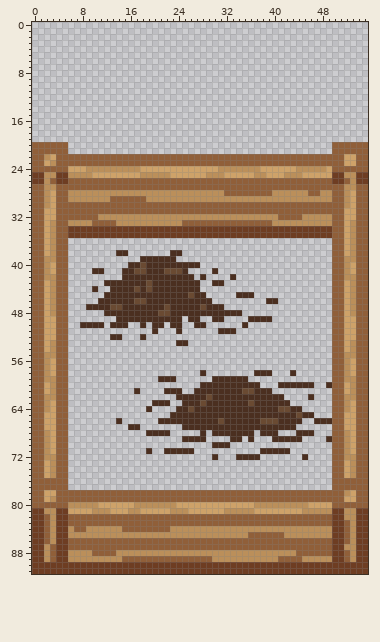
Sprite sheet: assets/sprites/milestones/1_planter_0.png. Above is the file before it was changed.
The file is 56x92 pixels.
After the commit:
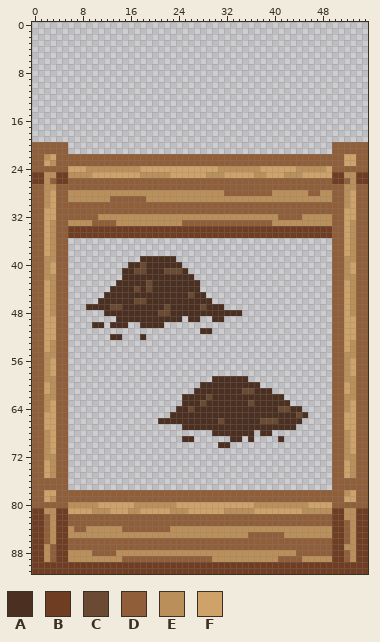
Palette (. is transparent): A #4b2f20  B #6e3d22  C #6a4a32  D #905f39  E #bb8f5a  F #cea269
Change:
@@ x 6..42 @@
 37 .....................................
-38 ........AA.......AA..................
+38 .....................................
 39 ............AAAAAA...................
-40 ..........AACAAAAAAAAA...............
-41 ....AA...AACCAAACCCA....A............
-42 .........AAAAAAAAAAAA.A....A.........
-43 ......AAAAAAACAAAAAAAA..AA...........
-44 ....A..AAAACACAAAAAAAA...............
-45 ......AAAAAAAAAAAAAACAA.....AAA......
-46 .....AAAAAACCAAAAAAAAAAA.........AA..
+40 ..........AACAAAAAA..................
+41 .........AACCAAACCCA.................
+42 .........AAAAAAAAAAAA................
+43 ........AAAAACAAAAAAAA...............
+44 .......AAAACACAAAAAAAA...............
+45 ......AAAAAAAAAAAAAACAA..............
+46 .....AAAAAACCAAAAAAAAAAA.............
 47 ...AAAACCAAAAAAACAAAAACAAA...........
 48 ......AAAAAAAAACCAAAAAAAAAAAA........
-49 ........AAAAAAAAAAA.AA..AA....AAAA...
-50 ..AAAA.AAA..A.AA.AA..AA......A.......
-51 ..............A...A......AAA.........
+49 ........AAAAAAAAAAA.AA..AA...........
+50 ....AA.AAA..AAAA.....................
+51 ......................AA.............
 52 .......AA...A........................
-53 ..................AA.................
+53 .....................................
 54 .....................................
@@ x 0..55 @@
 57 DDEFDD............................................DDEFDD
-58 DDEFDD......................A........AAA...A......DDEFDD
-59 DDEEDD...............AAA......AAAAAA..............DDEEDD
-60 DDFEDD......................AAAAAAAAAA...AAAAAA..ADDFEDD
-61 DDFEDD...........A....AAA..AAAAAAAACCAAA..........DDFEDD
-62 DDEEDD..................AAAAACAAAAAAAAAAAA....A...DDEEDD
-63 DDEFDD..............AAA..AAACAAAAAAACAAAAAA.......DDEFDD
-64 DDEFDD.............A....AACAAAAAAAAAAAAAACCAA.....DDEFDD
-65 DDFFDD.................AAAAAAAAAAAAAAAAAAAAACAA...DDFFDD
-66 DDFFDD........A......AAAAAAAAAACAAAAAACCCAAAA..AAADDFFDD
-67 DDFFDD..........AA.......AAAAAAAAAAAAAAAAAAA......DDFFDD
-68 DDEFDD.............AAAA.....A.AAAAAAA.AAA...AAA...DDEFDD
-69 DDEFDD...................AAAA....AA.A...AAAAA....ADDEFDD
-70 DDEFDD........................AAA.................DDEFDD
-71 DDEFDD.............A..AAAAA...........AAAAA.......DDEFDD
-72 DDEEDD........................A...AAAA.......A....DDEEDD
+58 DDEFDD............................................DDEFDD
+59 DDEEDD........................AAAAAA..............DDEEDD
+60 DDFEDD......................AAAAAAAAAA............DDFEDD
+61 DDFEDD.....................AAAAAAAACCAAA..........DDFEDD
+62 DDEEDD...................AAAACAAAAAAAAAAAA........DDEEDD
+63 DDEFDD...................AAACAAAAAAACAAAAAA.......DDEFDD
+64 DDEFDD..................AACAAAAAAAAAAAAAACCAA.....DDEFDD
+65 DDFFDD.................AAAAAAAAAAAAAAAAAAAAACA....DDFFDD
+66 DDFFDD...............AAAAAAAAAACAAAAAACCCAAAA.....DDFFDD
+67 DDFFDD...................AAAAAAAAAAAAAAAAAAA......DDFFDD
+68 DDEFDD........................AAAAAAA.AA..........DDEFDD
+69 DDEFDD...................AA......AA.A....A........DDEFDD
+70 DDEFDD.........................AA.................DDEFDD
+71 DDEFDD............................................DDEFDD
+72 DDEEDD............................................DDEEDD
 73 DDFEDD............................................DDFEDD
